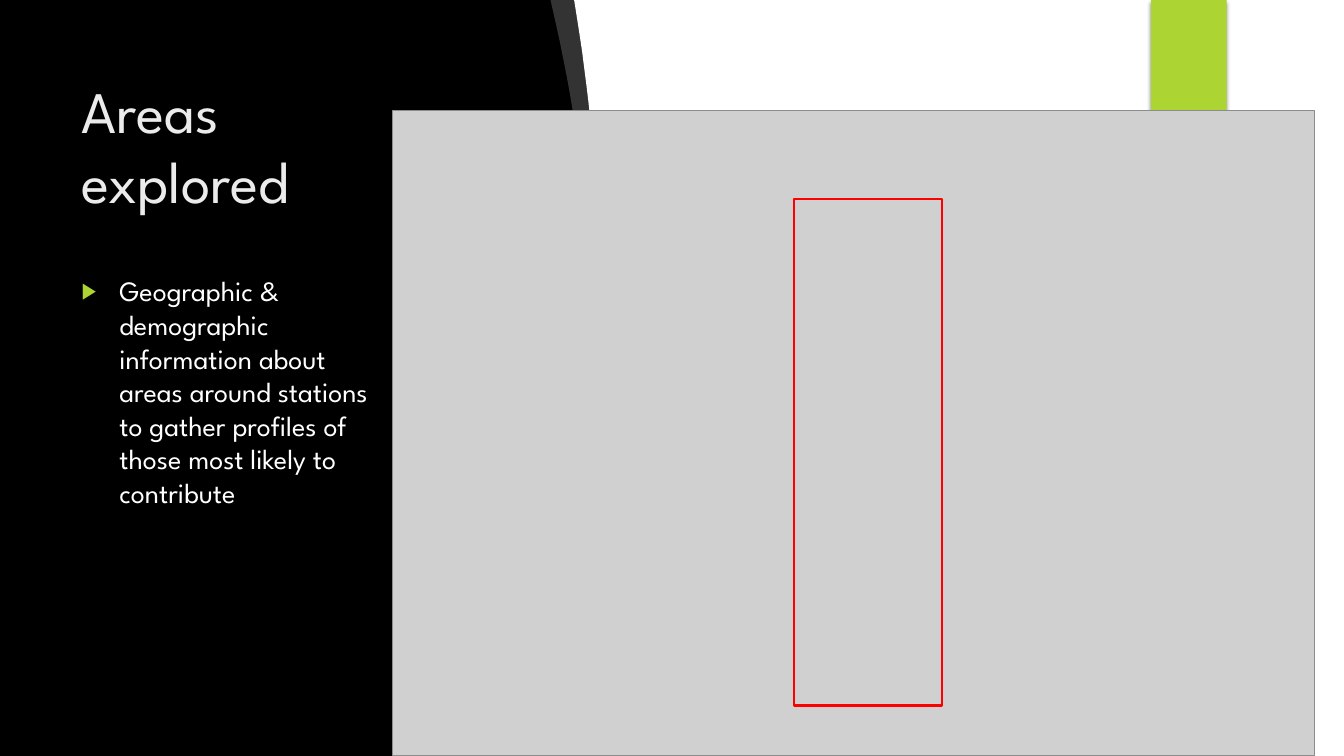
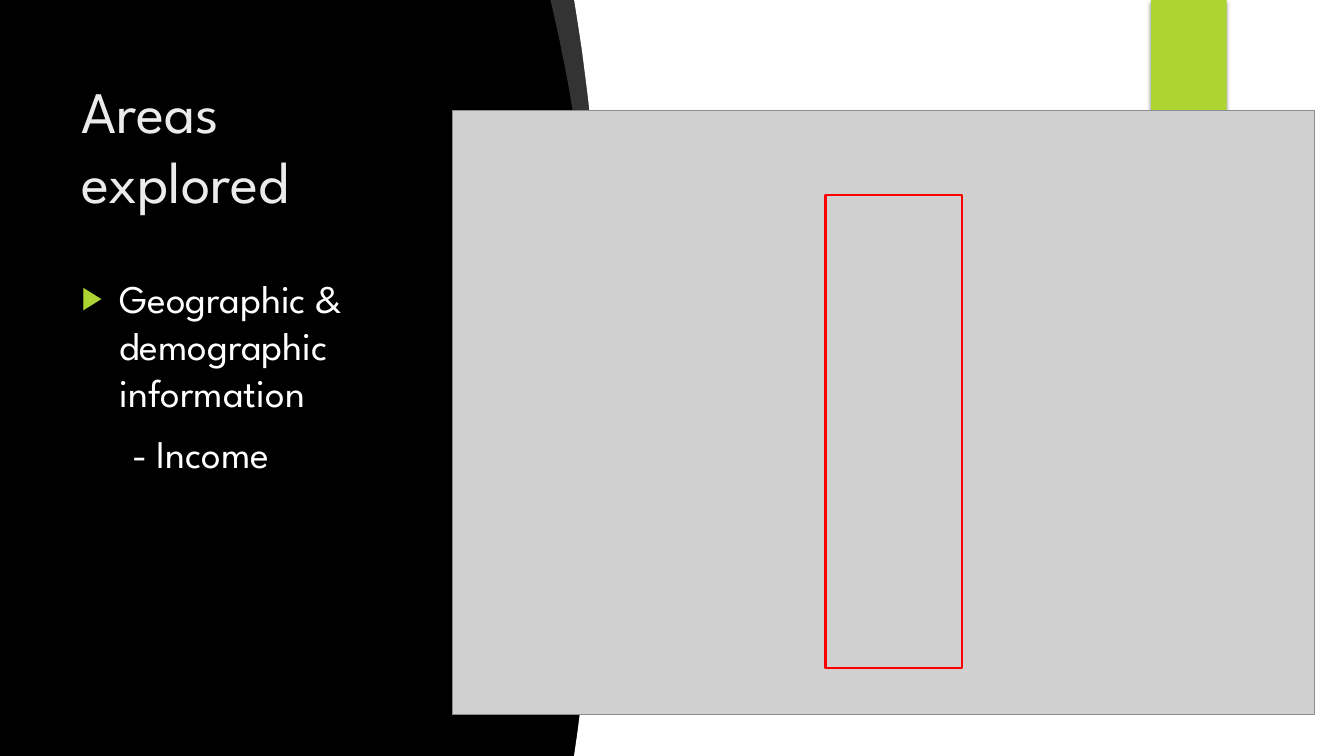
Before and after one commit to JNYH/projectbenson, a slide deck: slide 8 of OptimizeStreetTeamDeployment.pptx. Drawn at 1344x756 pixels with LibreOffice and Linux fonts; fonts in the diff are those of the drawing; grey boxes stand for pictures; background and template pictures are left out. Boxes give left, top, right and bottom in pixels: in the first picture for what was removed or moved away, otherwise in the second. Text is boxed around its words. In the diff, an @@ line names an element or a change of style, - is before the commit and + after.

```diff
--- a/OptimizeStreetTeamDeployment.pptx
+++ b/OptimizeStreetTeamDeployment.pptx
@@ picture resized from (x1=393, y1=111, x2=1315, y2=756) to (x1=453, y1=111, x2=1315, y2=715) @@
@@ rectangle resized from (x1=795, y1=199, x2=943, y2=706) to (x1=826, y1=196, x2=962, y2=668) @@
@@ text at (x1=119, y1=286, x2=327, y2=469): text changed; size 20 to 28 pt @@
-▶ Geographic & demographic information about areas around stations to gather profiles of those most likely to contribute
+▶ Geographic & demographic information
+- Income
```
Also in this commit, not shown: 8 other slides changed.
